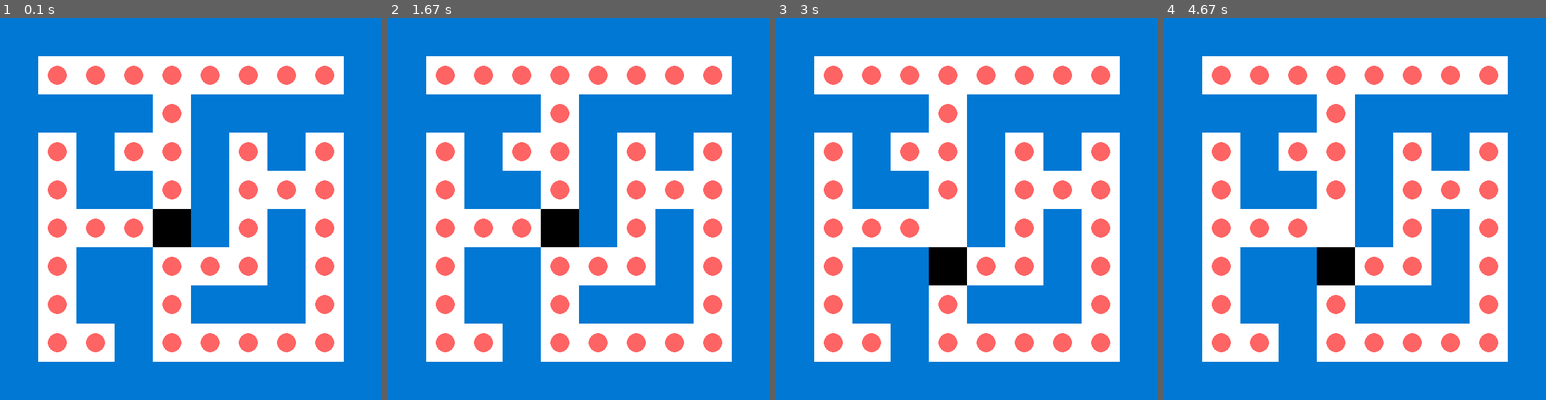
Above: before the commit, frames 1-4 (left to right).
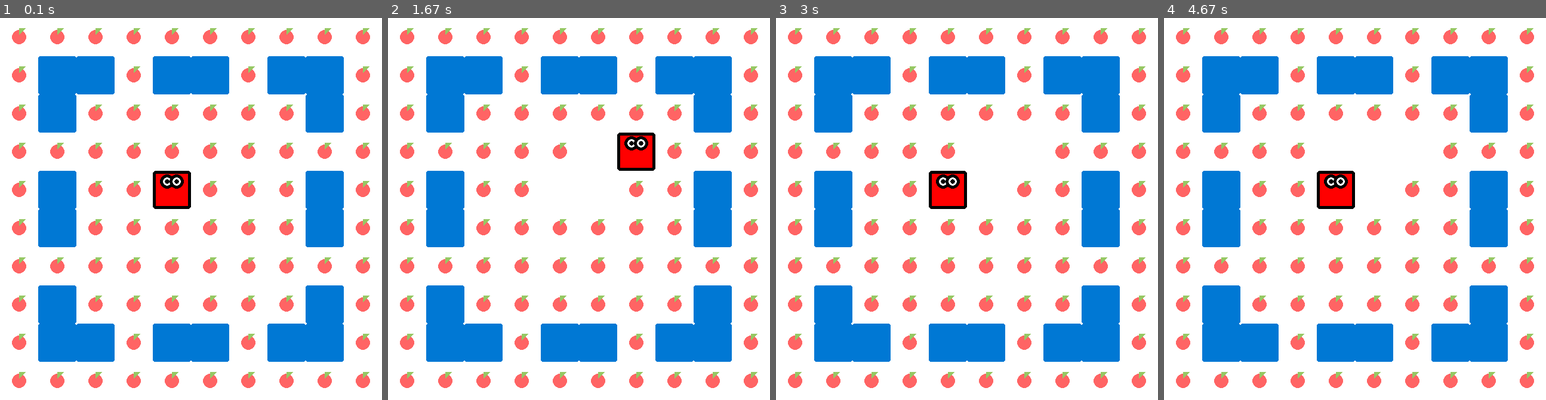
Above: after the commit, the same moments.

Repository: Lukas-Kubinec/EazyMaze-PyGame
Game: pygame game, started from EazyMaze/main.py
Two runs of this game, one before a commit and one after it. Both use one fixed random seed, a clock stepped at 60 frames per second and the inputs below.
Inputs:
- Up to frame 1 (0.1 s): no input
- Up to frame 2 (1.67 s): hold Right 0.33-0.8 s; hold Up 0.83-1.13 s; hold D 1.17-1.63 s
- Up to frame 3 (3 s): hold Left 1.67-2.2 s; hold S 2.23-2.53 s; hold Left 2.57-2.97 s
- Up to frame 4 (4.67 s): hold W 3-3.37 s; hold Right 3.4-4.03 s; hold S 4.07-4.43 s; hold Left from 4.47 s (still down)

The runs differ from the first frame. In frame 1, 80% of the frame differs, in the area x 0-100%, y 0-100%; in frame 2, 80%; in frame 3, 80%; in frame 4, 80%.

Commit message:
-Player draw update -Player warps around the screen if moves outside playing area

Diff:
--- a/EazyMaze/ClassPlayer.py
+++ b/EazyMaze/ClassPlayer.py
@@ -17,7 +17,21 @@
         self.y += y
 
     def draw(self):
-        pygame.draw.rect(self.surface, self.color, self)
+        # Player body
+        pygame.draw.rect(self.surface, self.color, self, border_radius=5)
+        pygame.draw.rect(self.surface, (0, 0, 0), self,5, border_radius=5) # Player black border
+        # Player Left Eye
+        pygame.draw.circle(self.surface, (255, 255, 255), (int(self.x + self.width/2-8), int(self.y+18)), 12) # Left eye
+        pygame.draw.circle(self.surface, (0, 0, 0), (int(self.x + self.width / 2 - 8), int(self.y + 18)), 4) # Left eye pupil
+        pygame.draw.circle(self.surface, (0, 0, 0), (int(self.x + self.width / 2 - 8), int(self.y + 18)), 12, 5) # Left eye border
+        # Player Right Eye
+        pygame.draw.circle(self.surface, (255, 255, 255), (int(self.x + self.width/2+8), int(self.y+18)), 12)  # right eye
+        pygame.draw.circle(self.surface, (0, 0, 0), (int(self.x + self.width / 2 + 8), int(self.y + 18)), 4)  # Right eye pupil
+        pygame.draw.circle(self.surface, (0, 0, 0), (int(self.x + self.width / 2 + 8), int(self.y + 18)),12, 5) # Right eye border
 
     def get_position(self):
         return self.x, self.y
+
+    def set_position(self, x, y):
+        self.x = x
+        self.y = y
--- a/EazyMaze/ClassPoint.py
+++ b/EazyMaze/ClassPoint.py
@@ -11,6 +11,4 @@
 
     def draw(self):
         pygame.draw.circle(self.surface, self.color, (self.x, self.y), self.radius)
-
-    def __del__(self):
-        pass
+        pygame.draw.polygon(self.surface, (150, 200, 100),[(self.x, self.y - 15), (self.x, self.y - 5), (self.x + 10, self.y - 15)])
--- a/EazyMaze/ClassWall.py
+++ b/EazyMaze/ClassWall.py
@@ -12,4 +12,4 @@
         self.height = height
 
     def draw(self):
-        pygame.draw.rect(self.surface, self.color, self)
+        pygame.draw.rect(self.surface, self.color, self, border_radius=3)
--- a/EazyMaze/main.py
+++ b/EazyMaze/main.py
@@ -1,7 +1,7 @@
 """
 @Author: Lukas Kubinec
 @Description: A simple little maze game
-@Date: 04/02/2025
+@Date started: 04/02/2025
 @Contact: Luko.Kubinec@gmail.com
 @File: main.py
 """
@@ -27,61 +27,88 @@
 
 levels = [
 [
+    # Level 0
+    [0, 0, 0, 0, 0, 0, 0, 0, 0, 0],
+    [0, 1, 1, 0, 1, 1, 0, 1, 1, 0],
+    [0, 1, 0, 0, 0, 0, 0, 0, 1, 0],
+    [0, 0, 0, 0, 0, 0, 0, 0, 0, 0],
+    [0, 1, 0, 0, 2, 0, 0, 0, 1, 0],
+    [0, 1, 0, 0, 0, 0, 0, 0, 1, 0],
+    [0, 0, 0, 0, 0, 0, 0, 0, 0, 0],
+    [0, 1, 0, 0, 0, 0, 0, 0, 1, 0],
+    [0, 1, 1, 0, 1, 1, 0, 1, 1, 0],
+    [0, 0, 0, 0, 0, 0, 0, 0, 0, 0]
+],
+
+[
     # Level 1
     [1, 1, 1, 1, 1, 1, 1, 1, 1, 1],
-    [1, 0, 0, 0, 0, 0, 0, 0, 0, 1],
-    [1, 1, 1, 1, 0, 1, 1, 1, 1, 1],
-    [1, 0, 1, 0, 0, 1, 0, 1, 0, 1],
-    [1, 0, 1, 1, 0, 1, 0, 0, 0, 1],
-    [1, 0, 0, 0, 2, 1, 0, 1, 0, 1],
-    [1, 0, 1, 1, 0, 0, 0, 1, 0, 1],
-    [1, 0, 1, 1, 0, 1, 1, 1, 0, 1],
-    [1, 0, 0, 1, 0, 0, 0, 0, 0, 1],
+    [9, 9, 9, 9, 9, 9, 9, 9, 9, 9],
+    [1, 9, 1, 1, 1, 1, 1, 1, 1, 1],
+    [1, 9, 1, 9, 9, 1, 9, 9, 1, 9],
+    [1, 9, 1, 1, 9, 1, 1, 9, 1, 9],
+    [1, 9, 1, 9, 9, 1, 9, 9, 1, 9],
+    [1, 1, 1, 1, 1, 1, 9, 9, 1, 9],
+    [1, 1, 1, 1, 1, 1, 1, 1, 1, 1],
+    [1, 0, 0, 0, 0, 0, 0, 0, 2, 1],
     [1, 1, 1, 1, 1, 1, 1, 1, 1, 1]
 ],
 
 [
     # Level 2
     [1, 1, 1, 1, 1, 1, 1, 1, 1, 1],
-    [1, 1, 0, 0, 0, 0, 0, 0, 0, 1],
-    [1, 1, 0, 0, 0, 1, 1, 1, 1, 1],
-    [1, 0, 1, 0, 0, 1, 0, 1, 0, 1],
-    [1, 0, 1, 1, 0, 2, 0, 0, 0, 1],
-    [1, 0, 0, 0, 0, 1, 0, 1, 0, 1],
-    [1, 0, 1, 1, 0, 0, 0, 1, 0, 1],
-    [1, 0, 0, 1, 0, 1, 1, 1, 0, 1],
-    [1, 1, 0, 1, 0, 0, 0, 0, 0, 1],
+    [1, 2, 1, 0, 0, 0, 1, 0, 1, 1],
+    [1, 0, 1, 0, 1, 0, 1, 0, 0, 1],
+    [1, 0, 1, 0, 1, 0, 1, 1, 0, 1],
+    [1, 0, 1, 0, 1, 0, 1, 0, 0, 1],
+    [1, 0, 1, 0, 1, 0, 1, 0, 1, 1],
+    [1, 0, 1, 0, 1, 0, 1, 0, 0, 1],
+    [1, 0, 1, 0, 1, 0, 1, 1, 0, 1],
+    [1, 0, 0, 0, 1, 0, 0, 0, 0, 1],
     [1, 1, 1, 1, 1, 1, 1, 1, 1, 1]
 ],
 
 [
     # Level 3
     [1, 1, 1, 1, 1, 1, 1, 1, 1, 1],
-    [1, 0, 0, 0, 1, 0, 0, 0, 1, 1],
-    [1, 1, 0, 0, 0, 0, 1, 1, 1, 1],
+    [1, 2, 0, 1, 0, 0, 0, 0, 0, 1],
+    [1, 1, 0, 1, 0, 1, 1, 1, 0, 1],
+    [1, 0, 0, 1, 0, 1, 0, 0, 0, 1],
+    [1, 0, 1, 1, 0, 1, 1, 0, 1, 1],
+    [1, 0, 0, 0, 0, 0, 1, 0, 0, 1],
+    [1, 1, 1, 1, 1, 0, 1, 1, 0, 1],
+    [1, 0, 1, 0, 0, 0, 1, 1, 0, 1],
+    [1, 0, 0, 0, 1, 0, 1, 0, 0, 1],
+    [1, 1, 1, 1, 1, 1, 1, 1, 1, 1]
+],
+
+[
+    # Level 4
+    [1, 1, 1, 1, 1, 1, 1, 1, 1, 1],
+    [1, 1, 0, 0, 1, 0, 0, 0, 1, 1],
+    [1, 0, 0, 0, 0, 0, 1, 0, 0, 1],
+    [1, 0, 0, 1, 0, 1, 0, 1, 0, 1],
+    [1, 1, 0, 0, 2, 0, 0, 0, 1, 1],
+    [1, 0, 0, 1, 0, 1, 0, 0, 0, 1],
     [1, 0, 1, 0, 0, 0, 0, 1, 0, 1],
-    [1, 0, 1, 1, 1, 2, 0, 0, 0, 1],
-    [1, 0, 1, 0, 0, 1, 0, 1, 0, 1],
-    [1, 0, 1, 1, 0, 0, 0, 0, 0, 1],
-    [1, 0, 0, 0, 0, 1, 1, 1, 0, 1],
-    [1, 1, 0, 1, 0, 0, 0, 0, 0, 1],
-    [1, 1, 1, 1, 1, 1, 1, 1, 1, 1]
-],
-
-[
-    # Level 4
-    [0, 1, 1, 1, 1, 1, 1, 1, 1, 0],
-    [1, 0, 0, 0, 0, 0, 0, 0, 0, 1],
-    [1, 0, 1, 1, 1, 1, 1, 1, 0, 1],
-    [1, 0, 1, 0, 0, 0, 0, 1, 0, 1],
-    [1, 0, 1, 0, 0, 2, 0, 1, 0, 1],
-    [1, 0, 1, 0, 0, 0, 0, 1, 0, 1],
-    [1, 0, 1, 0, 0, 0, 0, 1, 0, 1],
-    [1, 0, 1, 1, 1, 1, 1, 1, 0, 1],
-    [1, 0, 0, 0, 0, 0, 0, 0, 0, 1],
-    [0, 1, 1, 1, 1, 1, 1, 1, 1, 0]
+    [1, 0, 0, 1, 0, 0, 1, 0, 0, 1],
+    [1, 1, 0, 0, 1, 0, 0, 0, 1, 1],
+    [1, 1, 1, 1, 1, 1, 1, 1, 1, 1]
+],
+
+[
+    # Level 5
+    [0, 0, 0, 0, 0, 0, 0, 0, 0, 0],
+    [1, 1, 0, 1, 1, 0, 0, 1, 1, 0],
+    [1, 0, 0, 1, 0, 1, 0, 1, 0, 1],
+    [1, 1, 0, 1, 0, 1, 0, 1, 0, 1],
+    [1, 0, 0, 1, 0, 1, 0, 1, 0, 1],
+    [1, 1, 0, 1, 0, 1, 0, 1, 1, 0],
+    [0, 0, 0, 0, 0, 0, 0, 0, 0, 0],
+    [0, 0, 0, 0, 2, 0, 0, 0, 0, 0],
+    [0, 0, 0, 0, 0, 0, 0, 0, 0, 0],
+    [0, 0, 0, 0, 0, 0, 0, 0, 0, 0]
 ]
-
 ]
 
 # Used to store level number
@@ -93,7 +120,6 @@
 walls_list = []
 player_list = []
 points_list = []
-
 # Positions list
 wall_positions_list = []
 points_positions_list = []
@@ -120,7 +146,7 @@
 
             # Creation of fruit
             if tile_grid[yy][xx] == 0:
-                point_fruit = ClassPoint.Point(xx * tile_size, yy * tile_size,16, (255, 100, 100), viewport)
+                point_fruit = ClassPoint.Point(xx * tile_size, yy * tile_size,12, (255, 100, 100), viewport)
                 fruit_pos = (xx * tile_size, yy * tile_size)
                 # Storing fruits and their positions
                 points_list.append(point_fruit)
@@ -138,15 +164,13 @@
             if tile_grid[yy][xx] == 2:
                 player_xx = xx * tile_size
                 player_yy = yy * tile_size
-                player_class = ClassPlayer.Player(player_xx, player_yy, tile_size, tile_size, (0, 0, 0), viewport)
-                player_class.draw()
+                player_class = ClassPlayer.Player(player_xx, player_yy, tile_size, tile_size, (255, 0, 0), viewport)
                 player_list.append(player_class)
 
-
+# Game Start
 # Runs before the game loop
 initialise_objects()
-
-# Assigns objects from the objects list
+# Assigns Player from the player list at
 player = player_list[0]
 
 # Game running loop
@@ -161,16 +185,16 @@
         # Checks for any keyboard input
         if event.type == pygame.KEYDOWN:
             # Checks for specific keys are pressed down then checks if the direction player wants to move to is empty
-            if event.key == pygame.K_w:
+            if event.key == pygame.K_w or event.key == pygame.K_UP:
                 if (player.x, player.y-player_speed) not in wall_positions_list:
                     player.move_direction(0, -player_speed)
-            elif event.key == pygame.K_s:
+            elif event.key == pygame.K_s or event.key == pygame.K_DOWN:
                 if (player.x, player.y + player_speed) not in wall_positions_list:
                     player.move_direction(0, player_speed)
-            elif event.key == pygame.K_a:
+            elif event.key == pygame.K_a or event.key == pygame.K_LEFT:
                 if (player.x - player_speed, player.y) not in wall_positions_list:
                     player.move_direction(-player_speed, 0)
-            elif event.key == pygame.K_d:
+            elif event.key == pygame.K_d or event.key == pygame.K_RIGHT:
                 if (player.x + player_speed, player.y) not in wall_positions_list:
                     player.move_direction(player_speed, 0)
 
@@ -180,6 +204,7 @@
             tile_grid = levels[level_number]
             clean_lists()
             initialise_objects()
+            player = player_list[0]
 
         # Check collisions with points
         if (player.x, player.y) in points_positions_list:
@@ -189,20 +214,31 @@
                     points_list.pop(i - 1)
                     player_score += 1
 
-        # Checks if the window is closed
-        if event.type == pygame.QUIT:
+        # Check for player entering outside the screen
+        if player.x > WINDOW_WIDTH:
+            player.x = 0
+        elif player.x < 0:
+            player.x = WINDOW_WIDTH
+        elif player.y > WINDOW_HEIGHT:
+            player.y = 0
+        elif player.y < 0:
+            player.y = WINDOW_HEIGHT
+
+        # Checks if player wants to quit game
+        if event.type == pygame.QUIT or (event.type == pygame.KEYDOWN and event.key == pygame.K_ESCAPE):
             game_running = False
 
     # DRAW SECTION
-    # Draws the player object
-    player.draw()
-
     # Draws the tiles taken from list
     for wall in walls_list:
         ClassWall.Wall.draw(wall)
 
+    # Draws the fruit points
     for fruit in points_list:
         ClassPoint.Point.draw(fruit)
+
+    # Draws the player object
+    player.draw()
 
     # Draws score text
     pygame.display.set_caption('EazyMaze by Lukas Kubinec | Level: ' + str(level_number + 1) + ' | Score: ' + str(player_score))
